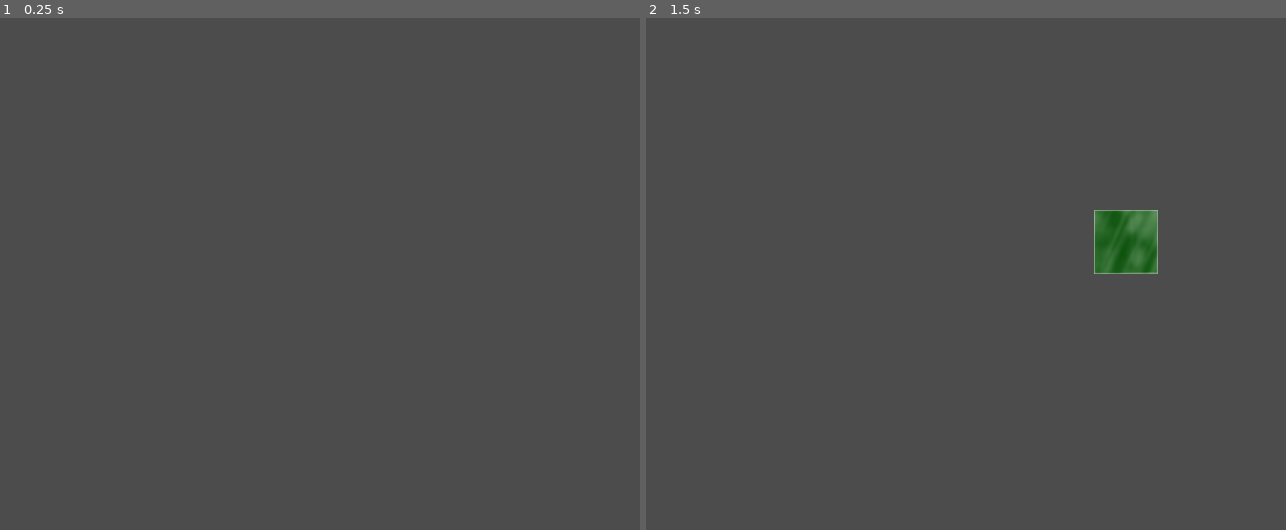
Above: before the commit, frames 1-2 (left to right).
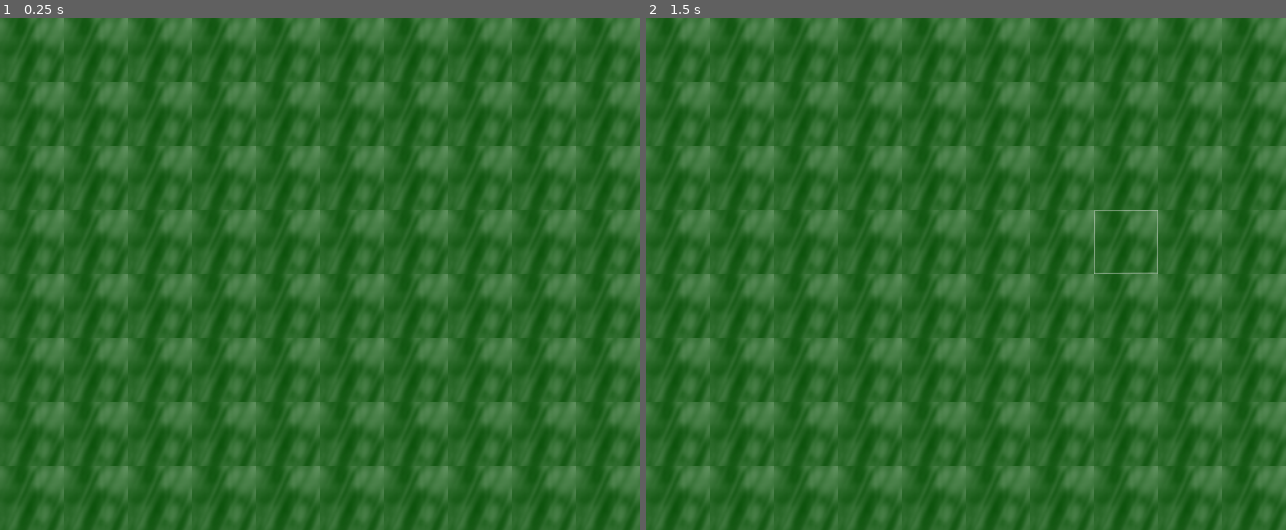
Above: after the commit, the same moments.

Repository: williamdual/GGJ2023
Game: Godot game, scene res://Scenes/Board.tscn
Two runs of this game, one before a commit and one after it. Both use one fixed random seed, a clock stepped at 60 frames per second and the inputs below.
Inputs (mouse positions are in pixels of both pictures, inside the frame that each line leads up to):
- Up to frame 1 (0.25 s): no input
- Up to frame 2 (1.5 s): tap Enter at 0.5 s; move the mouse to (1106, 248) at 0.52 s; click (1106, 248) at 0.67 s; tap Space at 1.25 s; move the mouse to (1126, 243) at 1.27 s; click (1126, 243) at 1.42 s

The runs differ from the first frame. In frame 1, 100% of the frame differs, in the area x 0-100%, y 0-100%; in frame 2, 99%.

Commit message:
Update Map.gd

Diff:
--- a/Project/Scripts/Map.gd
+++ b/Project/Scripts/Map.gd
@@ -2,6 +2,7 @@
 
 var tiles : Array
 var grid : Array #holds all tile positions
+var tile_types : Array
 var tileSize : int  = 64
 var screen_width = 640
 var screen_height = 512
@@ -9,9 +10,7 @@
 var height = screen_height/tileSize
 
 var tileEffectRange = 2
-var clickedTile = "Grass"
-
-
+var clickedTile = "Tile"
 var Tile = preload("res://Scenes/Tile.tscn")
 
 func get_tile_at():
@@ -19,39 +18,37 @@
 
 # shows all tiles where elements can be placed
 func highlight_free():
-
-
 	return
 
 # Called when the node enters the scene tree for the first time.
 func _ready():
+	connect("player_chose",self, "set_clicked")
 	init_grid()
-	#populate_board()
+	populate_board()
+	print(tile_types[3][4].getName())
 	return
 
 #get type from clicked tile (from available tiles to place on board)
-func clicked_tile_info(type):
+func set_clicked(type):
 	clickedTile = type
 	return
 
 
 #will send a signal to every single element in the range
-func tile_placed(x,y,type):
+func tile_placed(x,y,name):
+	var arrayx = x
+	var arrayy = y
 	x-=2
 	y-=2
-	var arrayx = floor((get_viewport().get_mouse_position().x) / tileSize)
-	var arrayy = floor((get_viewport().get_mouse_position().y) / tileSize)
-	tiles[arrayx][arrayy] = clickedTile
 	for i in range(tileEffectRange*2):
 		for j in range(tileEffectRange*2):
 			if (x<0) or (x>= width) or (y<0) or (y >= height):
 				continue
-			#tiles[x][y].new_tile_in_range(type, min(x,y))
+			tiles[x][y].new_tile_in_range(name, min(x,y))
+	clickedTile = ""
 	return #array
 
-#range 1 = 8 surrounding tiles
-#range 2 = 16 surrohnding tiles
-#range 3 = 24 surrounding tiles
+
 func get_in_range(start_x,start_y, tile_range):
 	var tilesInRange : Dictionary = {}
 	for x in range(start_x):
@@ -60,34 +57,41 @@
 				continue
 			if (tilesInRange.has(tiles[x][y].getType())):
 				var elementType = tiles[x][y].getType()
-				tilesInRange[tiles[x][y].getType()] = tilesInRange[tiles[x][y].getType()] + 1
+				tilesInRange[elementType] = tilesInRange[elementType] + 1
 
-	#loop through surrounding tiles and check for elements
-	#return a dictionary with how many there are of each time, in case there are score multipliers based on x amount
 	return tilesInRange
 
 func init_grid():
 	for x in range(width):
 		grid.append([])
 		tiles.append([])
+		tile_types.append([])
 		for y in range(height):
 			grid[x].append([])
 			grid[x][y] = Vector2(x*tileSize, y*tileSize)
 			tiles[x].append([])
-			tiles[x][y] = "Grass"
+			tiles[x][y] = ""
 
 func populate_board():
 	for x in range(width):
+		tile_types.append([])
 		for y in range(height):
 			var tile_to_add = Tile.instance()
 			tile_to_add.position = grid[x][y]
+			tiles[x][y] = "Grass"
 			add_child(tile_to_add)
+			tile_types[x].append([])
+			tile_types[x][y] = tile_to_add
 
 func _input(event):
 	if event is InputEventMouseButton:
-		if within_x_bounds(get_viewport().get_mouse_position().x) and within_y_bounds(get_viewport().get_mouse_position().y):
-			spawn_tile()
-			tile_placed(get_viewport().get_mouse_position().x, get_viewport().get_mouse_position().y, clickedTile)
+		if clickedTile == "":
+			return
+		var x_pos = get_viewport().get_mouse_position().x
+		var y_pos = get_viewport().get_mouse_position().y
+		if within_x_bounds(x_pos) and within_y_bounds(y_pos):
+			if tiles[floor(x_pos)/tileSize][floor(y_pos)/tileSize]!= "Grass":
+				spawn_tile()
 
 
 func within_x_bounds(x):
@@ -98,6 +102,12 @@
 
 
 func spawn_tile():
-	var tile_to_place = Tile.instance()
-	tile_to_place.position = Vector2(floor(get_viewport().get_mouse_position().x/tileSize)*tileSize, floor(get_viewport().get_mouse_position().y/tileSize)*tileSize)
+	var tile = load("res://Scenes/" + clickedTile + ".tscn")
+	var tile_to_place = tile.instance()
+	var x_pos = floor(get_viewport().get_mouse_position().x/tileSize)
+	var y_pos = floor(get_viewport().get_mouse_position().y/tileSize)
+	tile_to_place.position = Vector2(x_pos*tileSize, y_pos*tileSize)
+	tile_types[x_pos][y_pos] = tile_to_place
+	tiles[x_pos][y_pos] = clickedTile
 	add_child(tile_to_place)
+	tile_placed(x_pos, y_pos, clickedTile)
